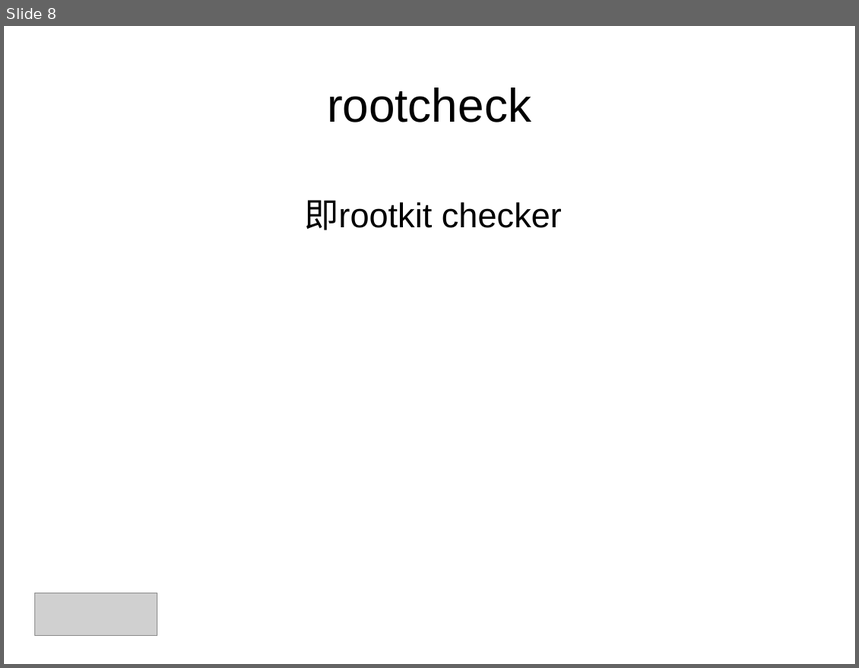
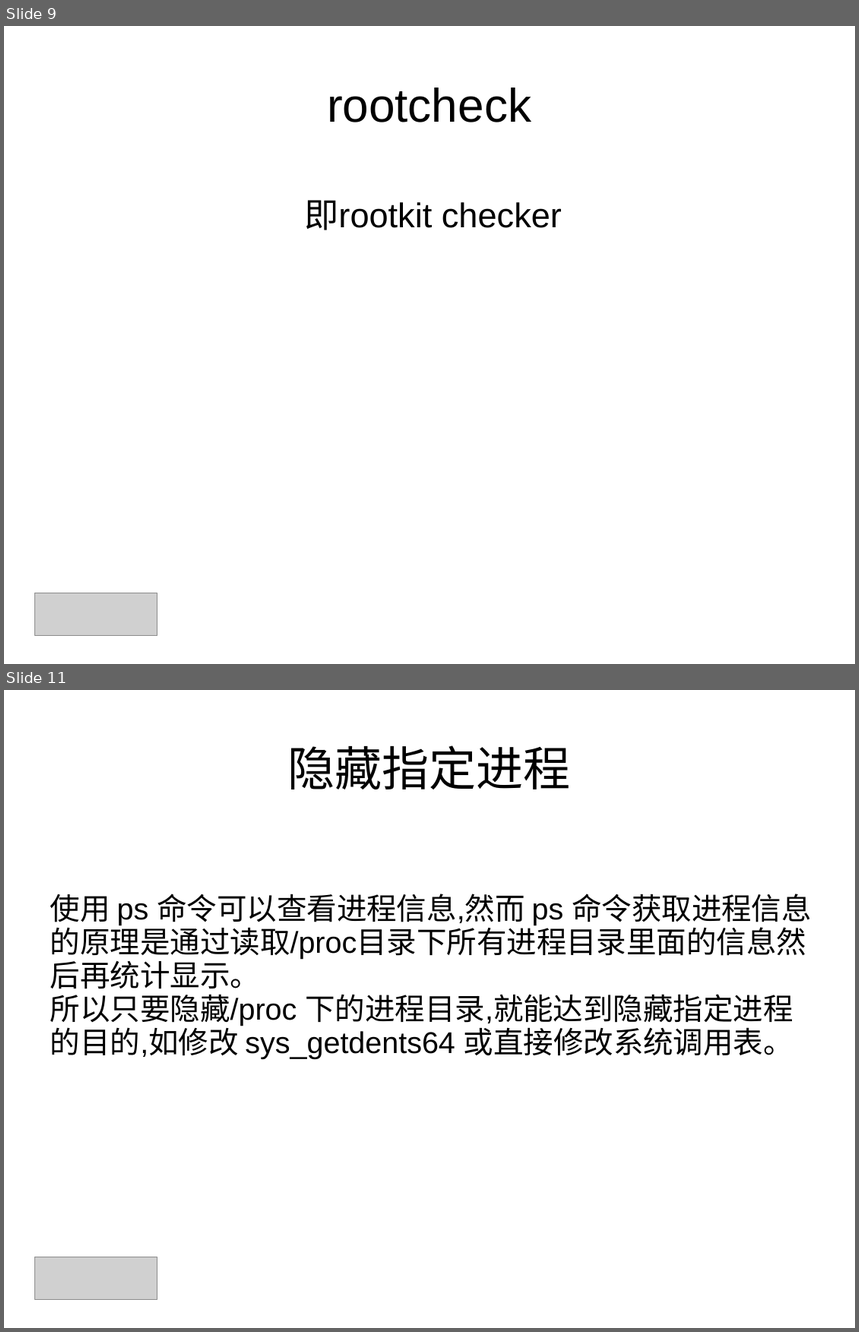
Before and after one commit to shjwudp/ossec, a slide deck: readme.ppt. Shown one above the other, each under a label of ours: slide 8 before the commit, slides 9 and 11 after it; the slides between them are not shown. The pictures are 859x668 and 859x1332 pixels, drawn with LibreOffice and Linux fonts; fonts in the diff are those of the drawing; grey boxes stand for pictures; background and template pictures are left out. Boxes give left, top, right and bottom in pixels: in the first picture for what was removed or moved away, otherwise in the second. Text is boxed around its words. In the diff, an @@ line names an element or a change of style, - is before the commit and + after.

```diff
--- a/readme.ppt
+++ b/readme.ppt
@@ slide 11 added at (x1=4, y1=690, x2=855, y2=1328), background picture (left out) @@
@@ title added at (x1=287, y1=745, x2=570, y2=790), 44 pt, text #000000 @@
+隐藏指定进程
@@ subtitle added at (x1=50, y1=894, x2=812, y2=1059), 28 pt, text #000000 @@
+使用 ps 命令可以查看进程信息,然而 ps 命令获取进程信息的原理是通过读取/proc目录下所有进程目录里面的信息然后再统计显示。
+所以只要隐藏/proc 下的进程目录,就能达到隐藏指定进程的目的,如修改 sys_getdents64 或直接修改系统调用表。
@@ picture added at (x1=35, y1=1258, x2=157, y2=1300) @@
@@ what was slide 8 is now slide 9 @@
```
Also in this commit, not shown: 2 slides changed, 10 other slides added, 7 slides removed, 2 other files.
